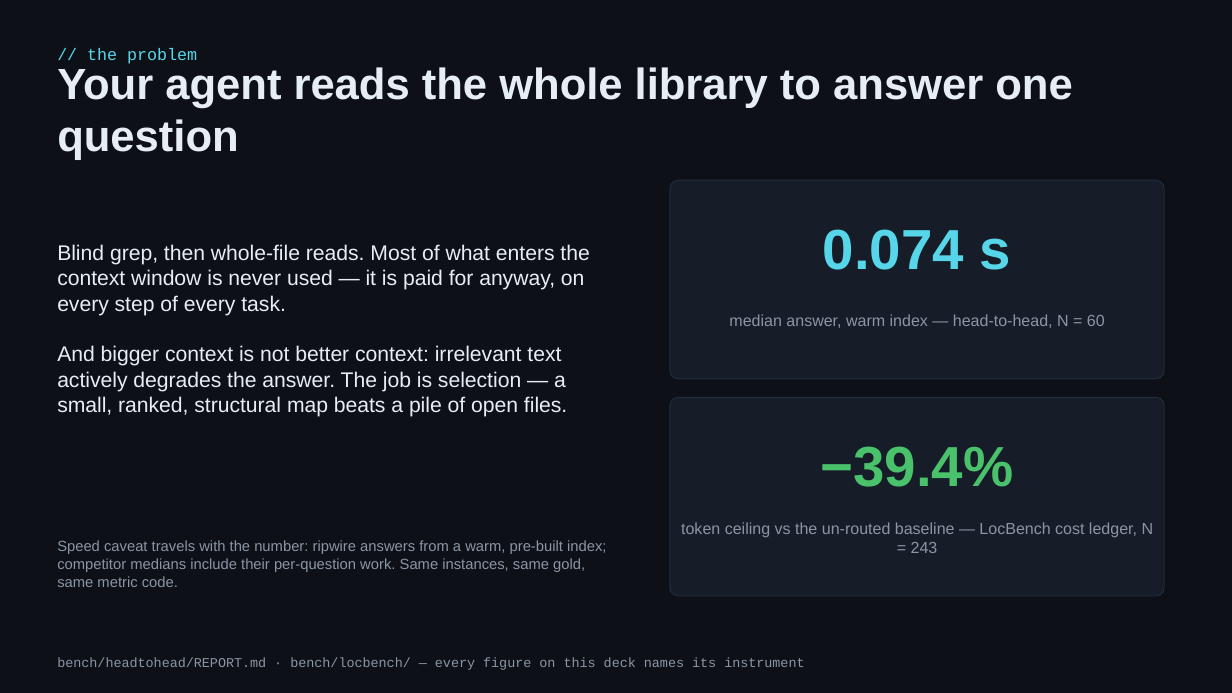
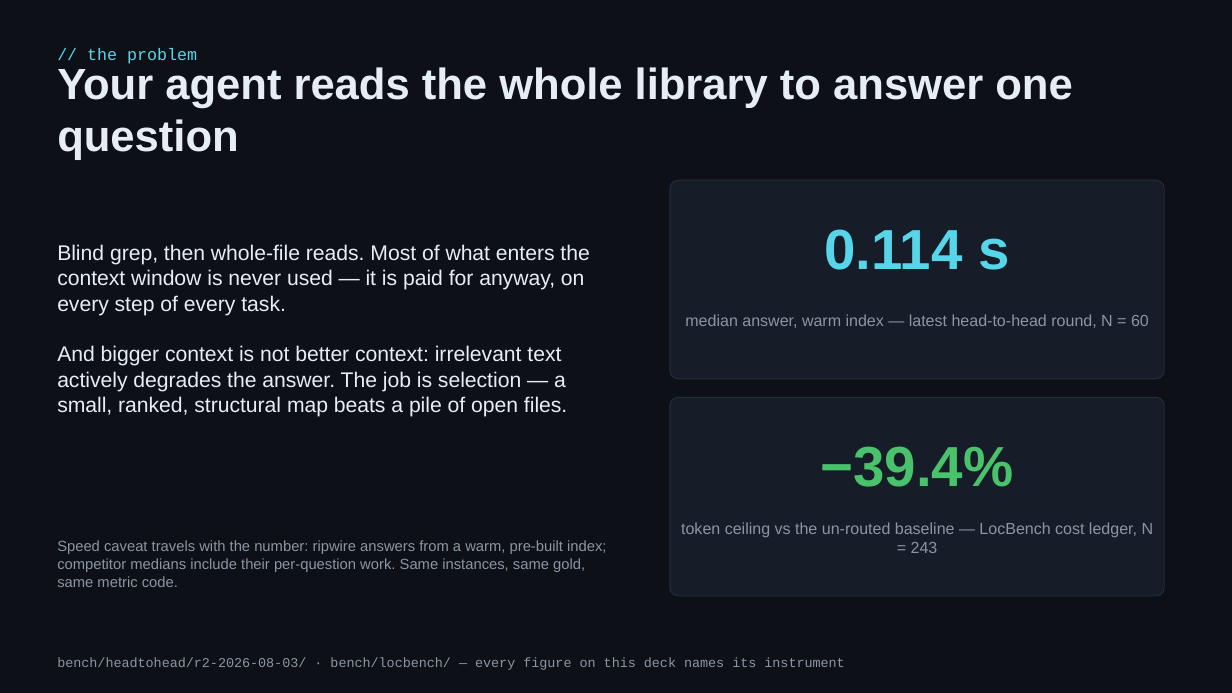
Before and after one commit to redhat-et/ripwire, a slide deck: slide 2 of present/ripwire-showcase.pptx. Drawn at 1232x693 pixels with LibreOffice and Linux fonts; fonts in the diff are those of the drawing. Boxes give left, top, right and bottom in pixels: in the first picture for what was removed or moved away, otherwise in the second. Text is boxed around its words. In the diff, an @@ line names an element or a change of style, - is before the commit and + after.

```diff
--- a/present/ripwire-showcase.pptx
+++ b/present/ripwire-showcase.pptx
@@ text at <box>824,229,1009,270</box>: text changed @@
-0.074 s
+0.114 s
@@ text at <box>685,314,1149,328</box>: text changed @@
-median answer, warm index — head-to-head, N = 60
+median answer, warm index — latest head-to-head round, N = 60
@@ text at <box>57,658,844,670</box>: text changed @@
-bench/headtohead/REPORT.md · bench/locbench/ — every figure on this deck names its instrument
+bench/headtohead/r2-2026-08-03/ · bench/locbench/ — every figure on this deck names its instrument
```
Also in this commit, not shown: 1 other slide changed, 2 other files.
